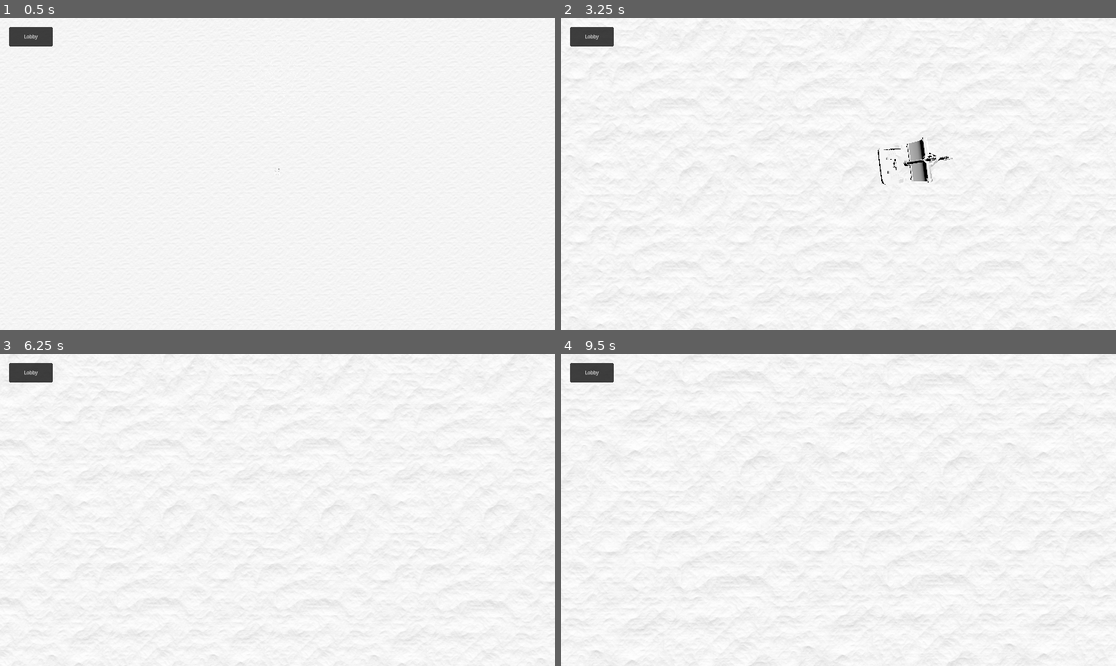
Above: before the commit, frames 1-4 (two rows, left to right).
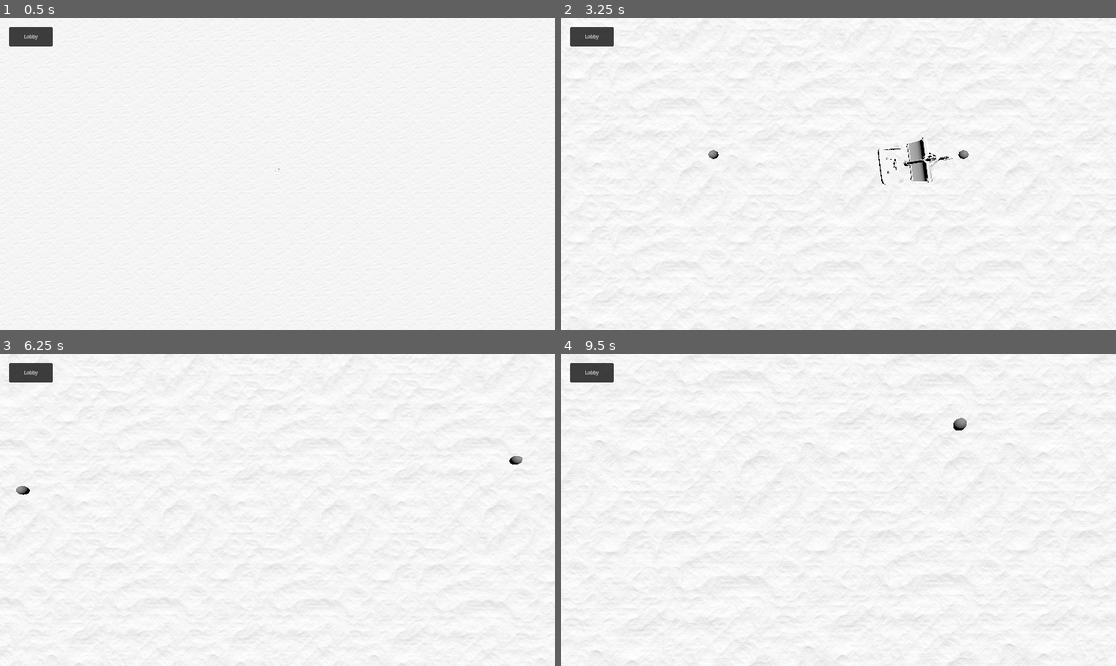
Above: after the commit, the same moments.

Repository: jakevanhalder/Pirates
Game: Godot game, scene res://scenes/game/Game.tscn
Same seed, same stepped clock (60 frames per second), same inputs: the game is played once before the commit and once after it.
Inputs (mouse positions are in pixels of both pictures, inside the frame that each line leads up to):
- Up to frame 1 (0.5 s): no input
- Up to frame 2 (3.25 s): click "Lobby" at 0.5 s; click (849, 127) at 1.27 s; type "12" at 1.35 s; click "Back" at 2 s; tap Enter at 2.75 s; move the mouse to (960, 158) at 2.77 s; hold E (shoot_right, bound only after the commit) from 2.78 s (still down); hold Mouse wheel up (zoom_in) from 2.78 s (still down); click (960, 158) at 2.92 s
- Up to frame 3 (6.25 s): move the mouse to (166, 525) at 3.52 s; release E (shoot_right, bound only after the commit) at 3.53 s; release Mouse wheel up (zoom_in) at 3.53 s; hold Down (ui_down) 3.53-4.28 s; tap Mouse wheel down (zoom_out) at 3.6, 5.1 s; tap Space at 4.25 s; move the mouse to (333, 441) at 4.27 s; hold E (shoot_right, bound only after the commit) 4.28-5.03 s; hold Mouse wheel up (zoom_in) 4.28-5.03 s; move the mouse to (249, 572) at 5.02 s; hold Up (ui_up) 5.03-5.78 s; click (249, 572) at 5.17 s; tap Enter at 5.75 s; move the mouse to (444, 556) at 5.77 s; hold Left (ui_left) from 5.78 s (still down); hold Mouse wheel up (zoom_in) from 5.78 s (still down)
- Up to frame 4 (9.5 s): move the mouse to (672, 463) at 6.52 s; release Mouse wheel up (zoom_in) at 6.53 s; tap Mouse wheel down (zoom_out) at 6.6, 8.1 s; move the mouse to (866, 510) at 7.27 s; release Left (ui_left) at 7.28 s; hold Down (ui_down) 7.28-8.03 s; hold Mouse wheel up (zoom_in) 7.28-8.03 s; click (866, 510) at 7.42 s; move the mouse to (755, 432) at 8.02 s; hold E (shoot_right, bound only after the commit) 8.03-8.78 s; move the mouse to (960, 494) at 8.77 s; hold Up (ui_up) from 8.78 s (still down); hold Mouse wheel up (zoom_in) from 8.78 s (still down)

Frame 1 is identical in both runs. In frame 2, less than 0.1% of the frame differs, in the area x 26-74%, y 42-46%; in frame 3, 0.1%, in the area x 2-95%, y 32-46%; in frame 4, less than 0.1%.

Commit message:
First stages of cannon projectile.

Diff:
--- a/game/network/Network.gd
+++ b/game/network/Network.gd
@@ -209,7 +209,6 @@
 func rpc_start_simulation() -> void:
 	simulation_started_flag = true
 	emit_signal("simulation_started")
-	push_warning("rpc_start_simulation: simulation_started_flag set on peer %d" % multiplayer.get_unique_id())
 
 @rpc("any_peer", "reliable")
 func _register_player(new_player_info: Dictionary) -> void:
@@ -227,7 +226,6 @@
 
 @rpc("any_peer", "call_local", "reliable")
 func rpc_spawn_player(spawn_peer_id: int, transform: Transform3D) -> void:
-	push_warning("[rpc_spawn_player] on peer %d -> spawn_peer=%d" % [multiplayer.get_unique_id(), spawn_peer_id])
 	spawn_local_player(spawn_peer_id, transform)
 
 func spawn_local_player(spawn_peer_id: int, transform: Transform3D) -> void:
@@ -276,7 +274,7 @@
 					 [desired_name, parent.name, multiplayer.get_unique_id(), spawn_peer_id])
 		return
 
-	const player_scene_path := "res://scenes/game/PlayerShip.tscn"
+	const player_scene_path := "res://scenes/player/PlayerShip.tscn"
 	var PlayerShipScene: PackedScene = preload(player_scene_path)
 	var ship: Node = PlayerShipScene.instantiate() as Node
 	ship.name = desired_name
@@ -288,9 +286,6 @@
 
 	parent.add_child(ship)
 	ship.global_transform = transform
-
-	push_warning("spawn_local_player: instantiated %s under %s on peer %d (owner=%d)" %
-				 [ship.name, parent.name, multiplayer.get_unique_id(), spawn_peer_id])
 
 func _search_nodes_by_name_recursive(root: Node, name_to_find: String, out_array: Array) -> void:
 	if root.name == name_to_find:
@@ -325,7 +320,6 @@
 		push_warning("rpc_player_state: Player node not found for id %d on peer %d (looking for %s)" % [owner_peer_id, multiplayer.get_unique_id(), node_name])
 		return
 
-	push_warning("rpc_player_state: forwarding state for %s on peer %d" % [node_name, multiplayer.get_unique_id()])
 	if player_node.has_method("set_remote_state"):
 		player_node.call("set_remote_state", authoritative_transform, authoritative_vel, authoritative_moving)
 	else:
--- a/game/project.godot
+++ b/game/project.godot
@@ -86,3 +86,13 @@
 "events": [Object(InputEventMouseButton,"resource_local_to_scene":false,"resource_name":"","device":-1,"window_id":0,"a …(258 unchanged characters)…
 ]
 }
+shoot_right={
+"deadzone": 0.5,
+"events": [Object(InputEventKey,"resource_local_to_scene":false,"resource_name":"","device":-1,"window_id":0,"alt_pressed":false,"shift_pressed":false,"ctrl_pressed":false,"meta_pressed":false,"pressed":false,"keycode":0,"physical_keycode":69,"key_label":0,"unicode":101,"echo":false,"script":null)
+]
+}
+shoot_left={
+"deadzone": 0.5,
+"events": [Object(InputEventKey,"resource_local_to_scene":false,"resource_name":"","device":-1,"window_id":0,"alt_pressed":false,"shift_pressed":false,"ctrl_pressed":false,"meta_pressed":false,"pressed":false,"keycode":0,"physical_keycode":81,"key_label":0,"unicode":113,"echo":false,"script":null)
+]
+}
--- a/game/scenes/game/Game.tscn
+++ b/game/scenes/game/Game.tscn
@@ -3,7 +3,7 @@
 [ext_resource type="PackedScene" uid="uid://obm26pf37jqd" path="res://scenes/game/RTSCamera.tscn" id="1_37nm4"]
 [ext_resource type="PackedScene" uid="uid://i63cnj8gkumo" path="res://scenes/game/WaterPlane.tscn" id="1_ikrn6"]
 [ext_resource type="Script" path="res://scripts/game/Game.gd" id="1_rrpba"]
-[ext_resource type="PackedScene" uid="uid://m1y7lrsq4xkf" path="res://scenes/game/PlayerShip.tscn" id="3_416h7"]
+[ext_resource type="PackedScene" uid="uid://m1y7lrsq4xkf" path="res://scenes/player/PlayerShip.tscn" id="3_416h7"]
 [ext_resource type="PackedScene" uid="uid://ccni3tahsnknh" path="res://ui/game/LobbyButton.tscn" id="4_yqfn5"]
 
 [node name="World" type="Node3D"]
--- a/game/scenes/game/PlayerShip.tscn
+++ /dev/null
@@ -1,19 +0,0 @@
-[gd_scene load_steps=4 format=3 uid="uid://m1y7lrsq4xkf"]
-
-[ext_resource type="PackedScene" uid="uid://dveuujr8dipfx" path="res://assets/models/GLB/ship-small.glb" id="1_j7cel"]
-[ext_resource type="Script" path="res://scripts/game/player_movement.gd" id="1_xoiuq"]
-
-[sub_resource type="BoxShape3D" id="BoxShape3D_827u4"]
-size = Vector3(0.200043, 0.470215, 0.481201)
-
-[node name="PlayerShip" type="CharacterBody3D"]
-script = ExtResource("1_xoiuq")
-
-[node name="Pivot" type="Node3D" parent="."]
-
-[node name="PlayerShip" parent="Pivot" instance=ExtResource("1_j7cel")]
-transform = Transform3D(0.05, 0, 0, 0, 0.05, 0, 0, 0, 0.05, 0.0131227, 0.0484625, 0.13465)
-
-[node name="CollisionShape3D" type="CollisionShape3D" parent="."]
-transform = Transform3D(1, 0, 0, 0, 1, 0, 0, 0, 1, 0.0288239, 0.264893, 0.120239)
-shape = SubResource("BoxShape3D_827u4")
--- /dev/null
+++ b/game/scenes/player/Cannon.tscn
@@ -0,0 +1,9 @@
+[gd_scene load_steps=2 format=3 uid="uid://bbfrjsha8ixmc"]
+
+[ext_resource type="Script" path="res://scripts/player/Cannon.gd" id="1_a4ux5"]
+
+[node name="Cannon" type="Node3D"]
+script = ExtResource("1_a4ux5")
+
+[node name="Timer" type="Timer" parent="."]
+one_shot = true
--- /dev/null
+++ b/game/scenes/player/CannonBall.tscn
@@ -0,0 +1,20 @@
+[gd_scene load_steps=3 format=3 uid="uid://c8uj7idrk2c1u"]
+
+[ext_resource type="Script" path="res://scripts/player/CannonBall.gd" id="1_pf13q"]
+
+[sub_resource type="SphereMesh" id="SphereMesh_dhjme"]
+
+[node name="CannonBall" type="RayCast3D"]
+top_level = true
+script = ExtResource("1_pf13q")
+
+[node name="MeshInstance3D" type="MeshInstance3D" parent="."]
+transform = Transform3D(0.05, 0, 0, 0, -2.18557e-09, 0.05, 0, -0.05, -2.18557e-09, 0, 0, 0)
+mesh = SubResource("SphereMesh_dhjme")
+
+[node name="Timer" type="Timer" parent="."]
+wait_time = 30.0
+one_shot = true
+autostart = true
+
+[connection signal="timeout" from="Timer" to="." method="cleanup"]
--- /dev/null
+++ b/game/scenes/player/PlayerShip.tscn
@@ -0,0 +1,26 @@
+[gd_scene load_steps=5 format=3 uid="uid://m1y7lrsq4xkf"]
+
+[ext_resource type="Script" path="res://scripts/player/player_movement.gd" id="1_sxhp6"]
+[ext_resource type="PackedScene" uid="uid://dveuujr8dipfx" path="res://assets/models/GLB/ship-small.glb" id="2_tmopf"]
+[ext_resource type="PackedScene" uid="uid://bbfrjsha8ixmc" path="res://scenes/player/Cannon.tscn" id="3_sykvp"]
+
+[sub_resource type="BoxShape3D" id="BoxShape3D_827u4"]
+size = Vector3(0.200043, 0.470215, 0.481201)
+
+[node name="PlayerShip" type="CharacterBody3D"]
+script = ExtResource("1_sxhp6")
+
+[node name="Pivot" type="Node3D" parent="."]
+
+[node name="PlayerShip" parent="Pivot" instance=ExtResource("2_tmopf")]
+transform = Transform3D(0.05, 0, 0, 0, 0.05, 0, 0, 0, 0.05, 0.0131227, 0.0484625, 0.13465)
+
+[node name="CollisionShape3D" type="CollisionShape3D" parent="."]
+transform = Transform3D(1, 0, 0, 0, 1, 0, 0, 0, 1, 0.0288239, 0.264893, 0.120239)
+shape = SubResource("BoxShape3D_827u4")
+
+[node name="RightCannon" parent="." instance=ExtResource("3_sykvp")]
+transform = Transform3D(-4.37114e-08, 8.74228e-08, -1, 0, -1, -8.74228e-08, -1, -3.82137e-15, 4.37114e-08, 0.3, 0.208, 0.114)
+
+[node name="LeftCannon" parent="." instance=ExtResource("3_sykvp")]
+transform = Transform3D(-4.37114e-08, -8.74228e-08, 1, 0, -1, -8.74228e-08, 1, -3.82137e-15, 4.37114e-08, -0.3, 0.208, 0.114)
--- a/game/scripts/game/Game.gd
+++ b/game/scripts/game/Game.gd
@@ -1,6 +1,6 @@
 extends Node3D
 
-@export var PlayerShipScene: PackedScene = preload("res://scenes/game/PlayerShip.tscn")
+@export var PlayerShipScene: PackedScene = preload("res://scenes/player/PlayerShip.tscn")
 const SPAWN_OFFSET := 4.0
 
 func _ready() -> void:
--- /dev/null
+++ b/game/scripts/player/Cannon.gd
@@ -0,0 +1,13 @@
+extends Node3D
+
+@onready var timer: Timer = $Timer
+
+const CANNON_BALL = preload("res://scenes/player/CannonBall.tscn")
+
+func _physics_process(delta: float) -> void:
+	if timer.is_stopped():
+		if Input.is_action_just_pressed("shoot_right"):
+			timer.start(0.1)
+			var attack = CANNON_BALL.instantiate()
+			add_child(attack)
+			attack.global_transform = global_transform
--- /dev/null
+++ b/game/scripts/player/CannonBall.gd
@@ -0,0 +1,17 @@
+extends RayCast3D
+
+@export var speed: float = 1.0
+
+func _physics_process(delta: float) -> void:
+	target_position = Vector3.FORWARD * speed * delta
+	force_raycast_update()
+
+	position += global_basis * Vector3.FORWARD * speed * delta
+
+	var collider = get_collider()
+	if is_colliding():
+		global_position = get_collision_point()
+		set_physics_process(false)
+
+func cleanup() -> void:
+	queue_free()
--- a/game/scripts/game/player_movement.gd
+++ b/game/scripts/player/player_movement.gd
@@ -23,8 +23,6 @@
 var _remote_predicted_origin: Vector3
 
 func _ready() -> void:
-	push_warning("PlayerShip._ready: node=%s local_peer=%d owner=%d" % [name, multiplayer.get_unique_id(), get_multiplayer_authority()])
-
 	target_pos = global_transform.origin
 	_last_sent_pos = global_transform.origin
 	_last_sent_vel = Vector3.ZERO
@@ -164,11 +162,6 @@
 	_remote_moving = authoritative_moving
 	_remote_predicted_origin = _remote_transform.origin + _remote_velocity * send_interval
 
-	push_warning("%s.set_remote_state called on peer %d (owner=%d) pos=%s pred=%s vel=%s moving=%s"
-		% [name, multiplayer.get_unique_id(), get_multiplayer_authority(),
-		   str(_remote_transform.origin), str(_remote_predicted_origin),
-		   str(_remote_velocity), str(_remote_moving)])
-
 func _update_pivot_rotation_from_remote(remote_vel: Vector3, remote_moving: bool, delta: float = 0.0) -> void:
 	if not has_node("Pivot"):
 		return
--- a/game/ui/lobby/UserNamePanel.tscn
+++ b/game/ui/lobby/UserNamePanel.tscn
@@ -23,7 +23,7 @@
 theme_override_font_sizes/font_size = 32
 text = "Set Username"
 
-[node name="TextEdit" type="TextEdit" parent="MarginContainer/VBoxContainer"]
+[node name="UsernameInput" type="LineEdit" parent="MarginContainer/VBoxContainer"]
 custom_minimum_size = Vector2(0, 32)
 layout_mode = 2
 theme_override_font_sizes/font_size = 16
